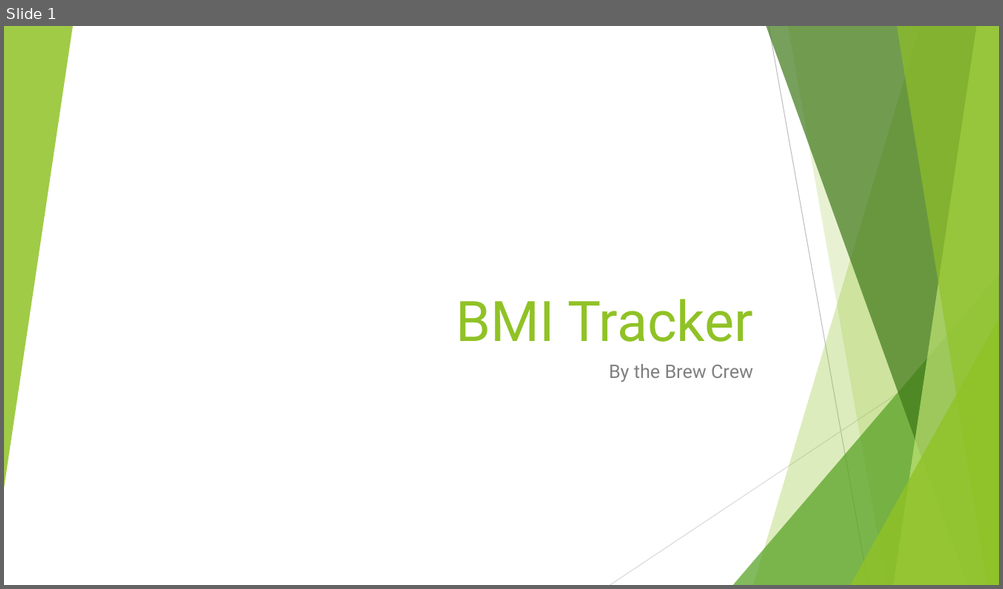
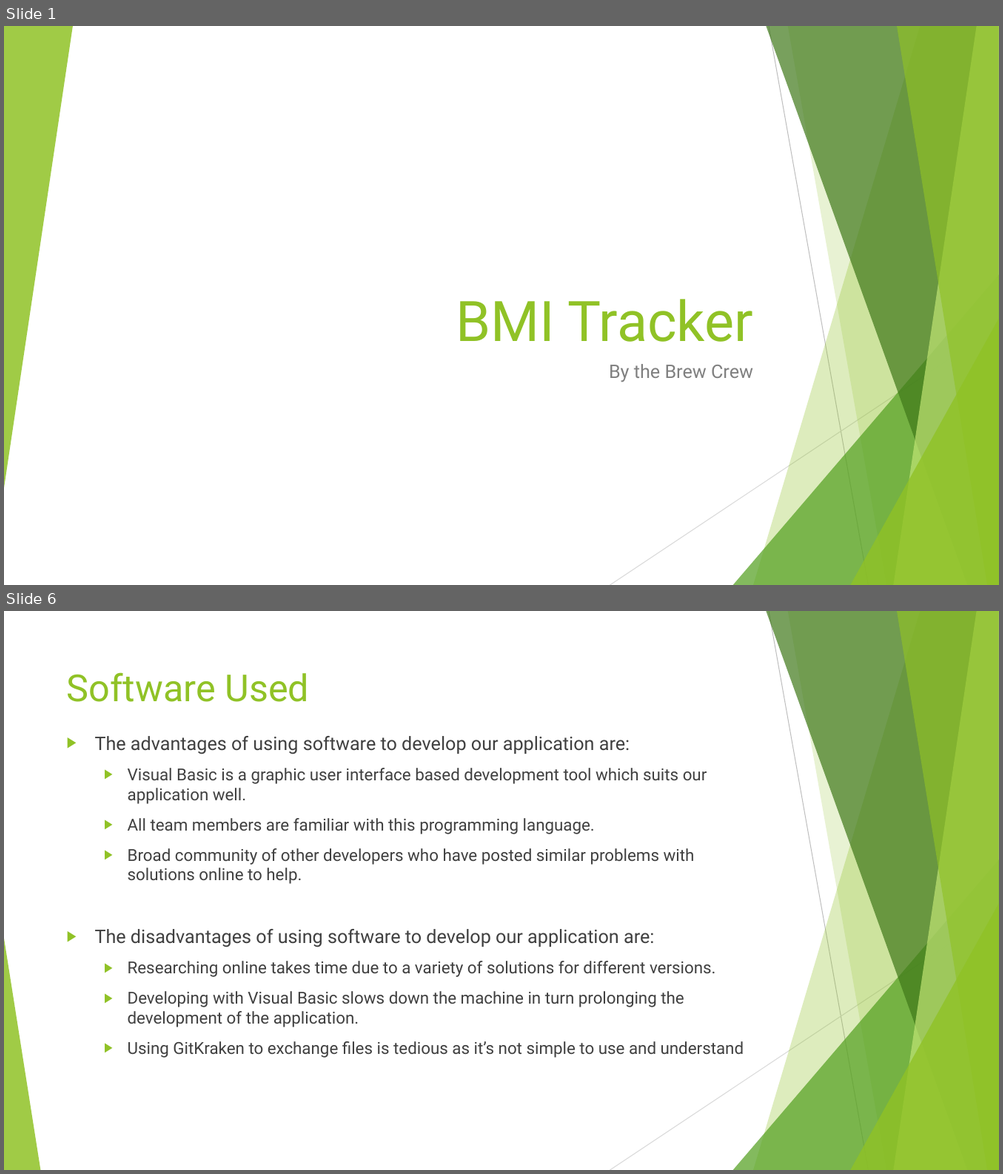
Before and after one commit to BlueNexus/BMITracker, a slide deck: docs/BMI Tracker.pptx. Shown one above the other, each under a label of ours: slide 1 before the commit, slides 1 and 6 after it; the slides between them are not shown. The pictures are 1003x589 and 1003x1174 pixels, drawn with LibreOffice and Linux fonts; fonts in the diff are those of the drawing. Boxes give left, top, right and bottom in pixels: in the first picture for what was removed or moved away, otherwise in the second. Text is boxed around its words. In the diff, an @@ line names an element or a change of style, - is before the commit and + after.

```diff
--- a/docs/BMI Tracker.pptx
+++ b/docs/BMI Tracker.pptx
@@ slide 6 added at (4, 611, 999, 1170), background #FFFFFF; not listed: 9 template elements that a slide beside it also shows @@
@@ title added at (67, 672, 309, 702), 36 pt, text #90C226 @@
+Software Used
@@ text added at (95, 736, 744, 1058), 16 pt, text #404040 @@
+▶ The advantages of using software to develop our application are:
+  ▶ Visual Basic is a graphic user interface based development tool which suits our application well.
+  ▶ All team members are familiar with this programming language.
+  ▶ Broad community of other developers who have posted similar problems with solutions online to help.
+▶ The disadvantages of using software to develop our application are:
+  ▶ Researching online takes time due to a variety of solutions for different versions.
+  ▶ Developing with Visual Basic slows down the machine in turn prolonging the development of the application.
+  ▶ Using GitKraken to exchange files is tedious as it’s not simple to use and understand
@@ triangle added at (4, 939, 40, 1170), fill #90C226 at 85% opacity @@
```
Also in this commit, not shown: 1 slide changed, 4 other slides added, 9 other files.
